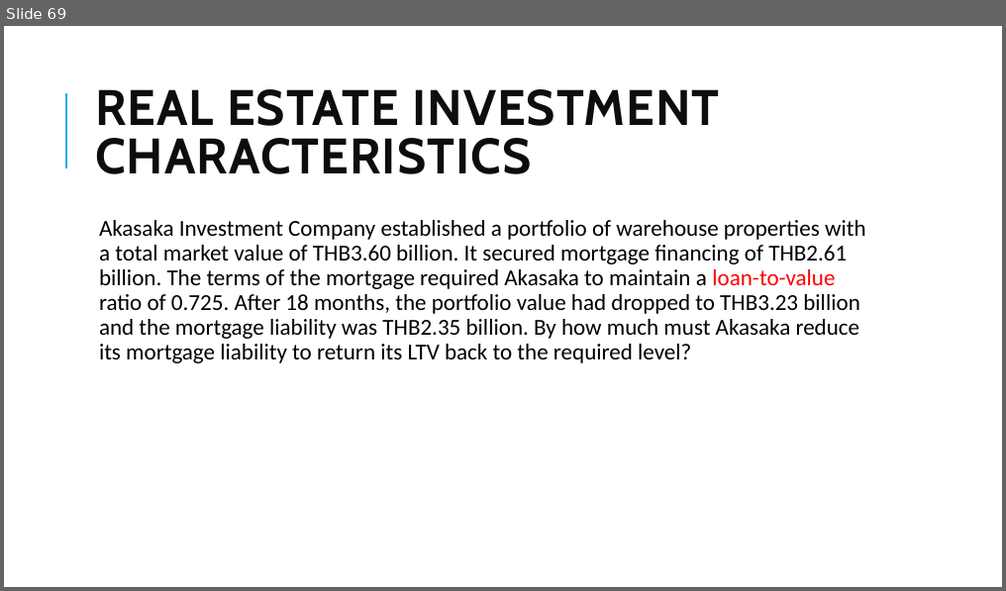
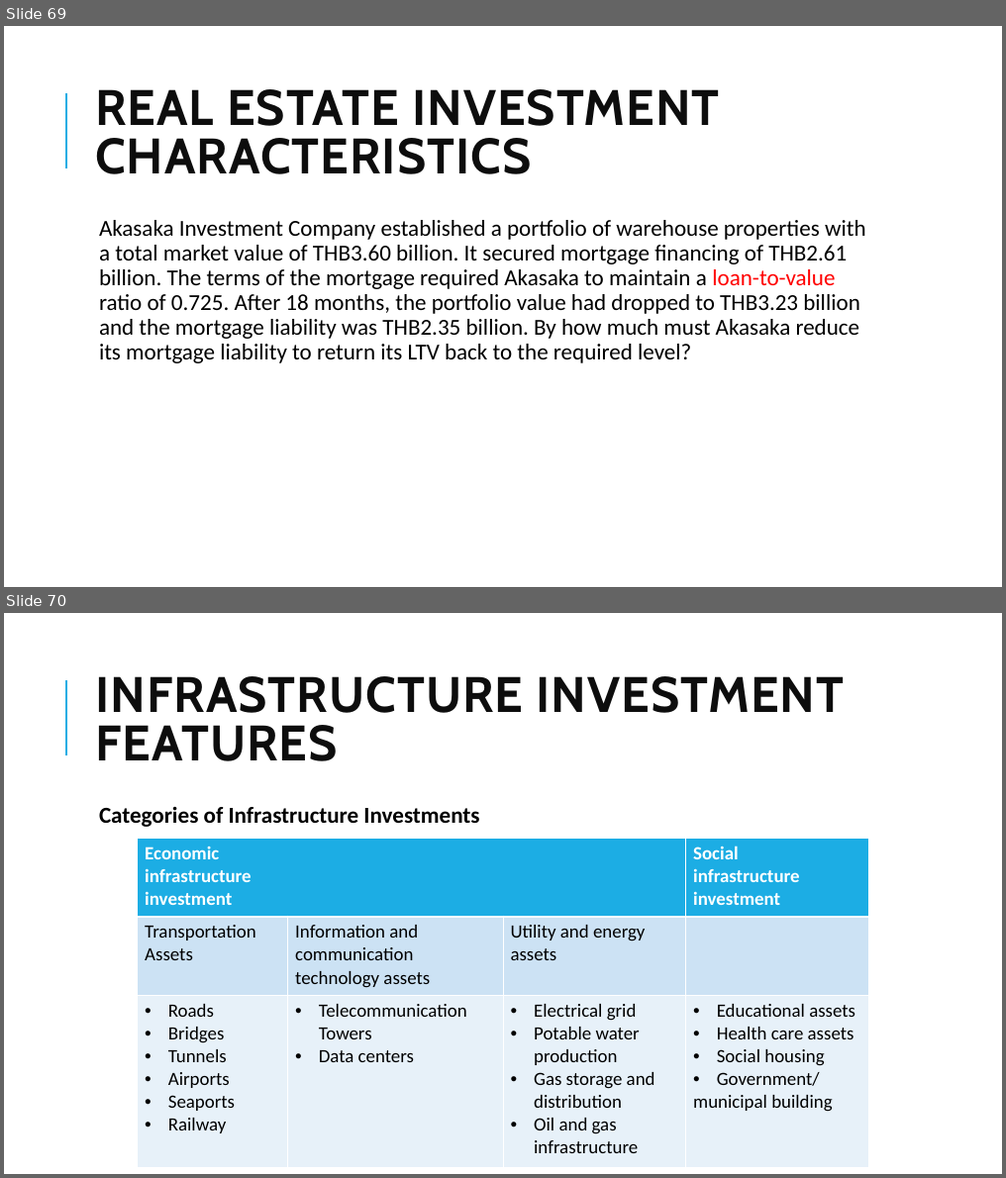
Before and after one commit to Isco0530/data, a slide deck: 2024Alternative.pptx. Shown one above the other, each under a label of ours: slide 69 before the commit, slides 69 and 70 after it. The pictures are 1006x591 and 1006x1178 pixels, drawn with LibreOffice and Linux fonts; fonts in the diff are those of the drawing. Boxes give left, top, right and bottom in pixels: in the first picture for what was removed or moved away, otherwise in the second. Text is boxed around its words. In the diff, an @@ line names an element or a change of style, - is before the commit and + after.

```diff
--- a/2024Alternative.pptx
+++ b/2024Alternative.pptx
@@ slide 70 added at (4,613,1002,1174), background #FFFFFF; not listed: 1 template element that a slide beside it also shows @@
@@ title added at (95,676,845,761), 48 pt, text #0D0D0D, bold @@
+INFRASTRUCTURE INVESTMENT FEATURES
@@ text added at (99,807,479,827), 22 pt, text #000000, bold @@
+  Categories of Infrastructure Investments
@@ table added at (138,839,868,1167), 3 rows, 4 columns @@
+Economic / infrastructure / investment |  |  | Social / infrastructure investment
+Transportation / Assets | Information and communication technology assets | Utility and energy assets | 
+Roads / Bridges / Tunnels / Airports / Seaports / Railway | Telecommunication Towers / Data centers | Electrical grid / Potable water production / Gas storage and distribution / Oil and gas infrastructure | Educational assets / Health care assets / Social housing / Government/ / municipal building
```
Also in this commit, not shown: 3 slides changed, 2 other slides added.
